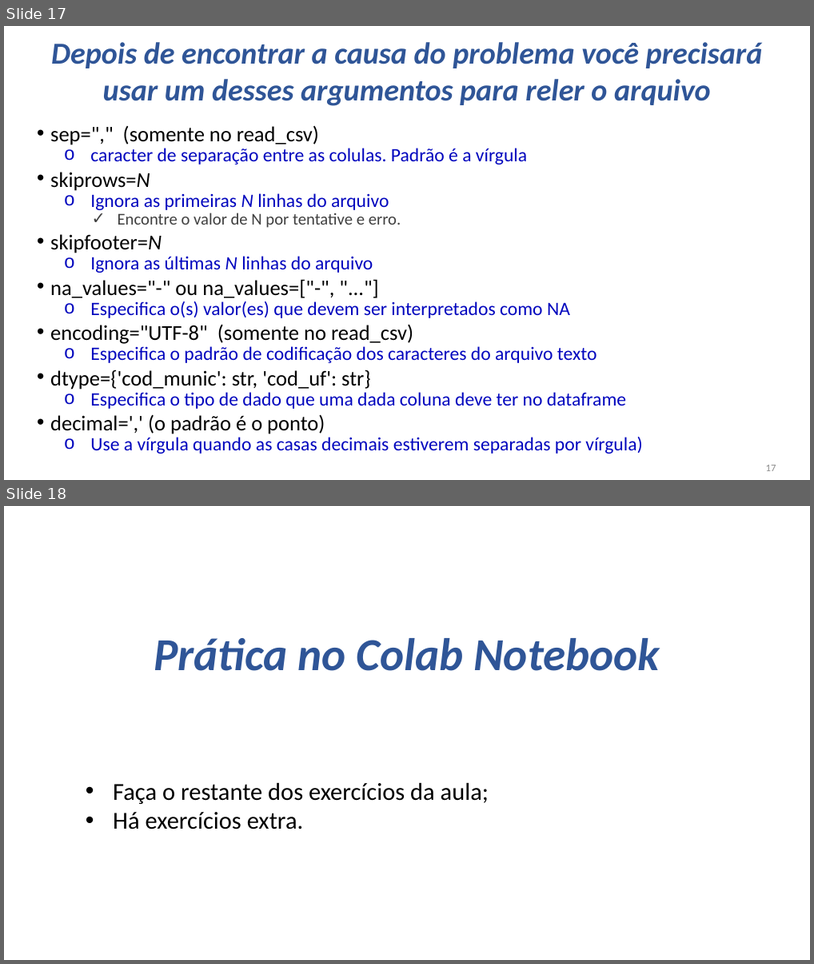
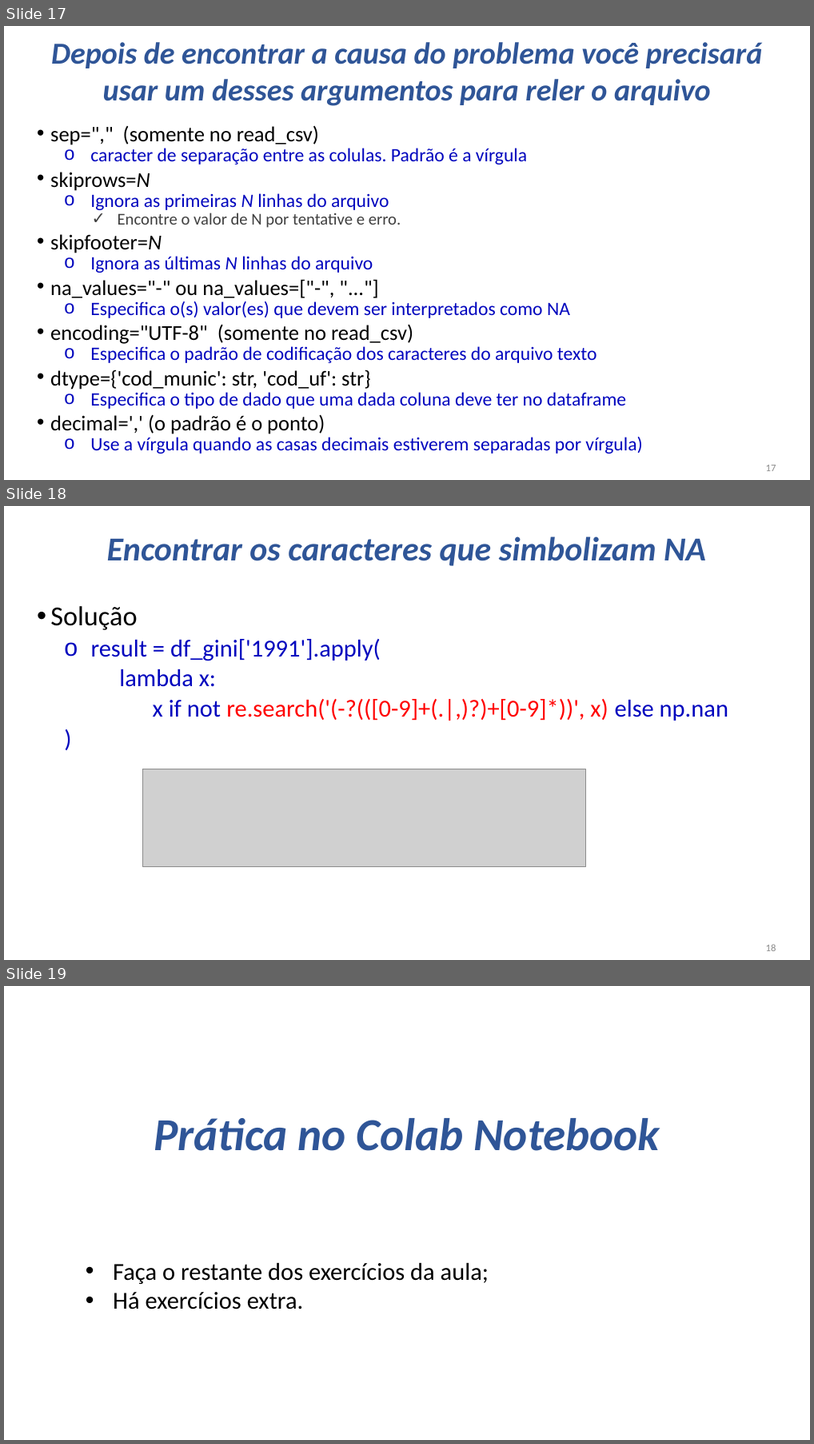
Before and after one commit to fabriciosantana/mcdia-python, a slide deck: Aulas/Aula6/Aula06_Pandas_Parte2.pptx. Shown one above the other, each under a label of ours: slides 17 and 18 before the commit, slides 17, 18 and 19 after it. The pictures are 814x964 and 814x1444 pixels, drawn with LibreOffice and Linux fonts; fonts in the diff are those of the drawing; grey boxes stand for pictures. Boxes give left, top, right and bottom in pixels: in the first picture for what was removed or moved away, otherwise in the second. Text is boxed around its words. In the diff, an @@ line names an element or a change of style, - is before the commit and + after.

```diff
--- a/Aulas/Aula6/Aula06_Pandas_Parte2.pptx
+++ b/Aulas/Aula6/Aula06_Pandas_Parte2.pptx
@@ slide 18 added at bbox=[4, 506, 810, 960], background #FFFFFF @@
@@ title added at bbox=[107, 536, 706, 566], 44 pt, text #2F5597, bold, italic @@
+Encontrar os caracteres que simbolizam NA
@@ text added at bbox=[50, 606, 729, 720], 32 pt, text #0206BE @@
+• Solução
+  o result = df_gini['1991'].apply(
+  lambda x:
+  x if not re.search('(-?(([0-9]+(.|,)?)+[0-9]*))', x) else np.nan
+  )
@@ picture added at bbox=[142, 768, 586, 867] @@
@@ page number added at bbox=[766, 944, 777, 951], 13.3 pt, text #8B8B8B @@
+18
@@ what was slide 18 is now slide 19 @@
```
Also in this commit, not shown: 2 other files.
